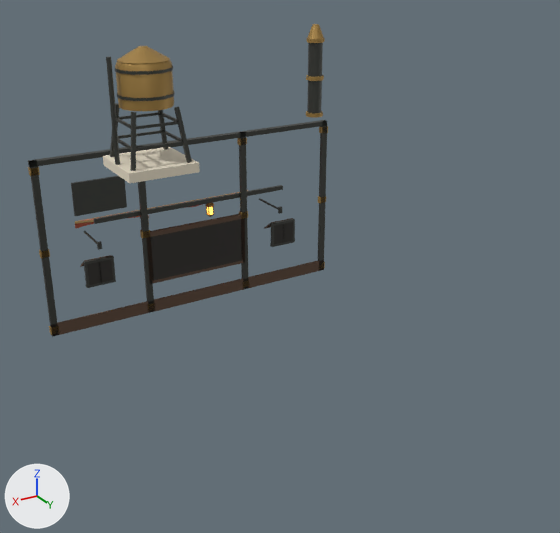
A saved change to the glTF model godot/assets/kit/town/diner_front.glb.
Rendered twice from a 50 mm camera at (9.85, 21.63, 11.36) aimed at (-0.26, 4.77, 2.93). The axes (+X, +Y, +Z) are drawn at lower left. The lights are the same throughout. The picture after the commit comes second. Vertices at exactly the same position are counted once.

Names of what the first picture shows: 'diner_front'.
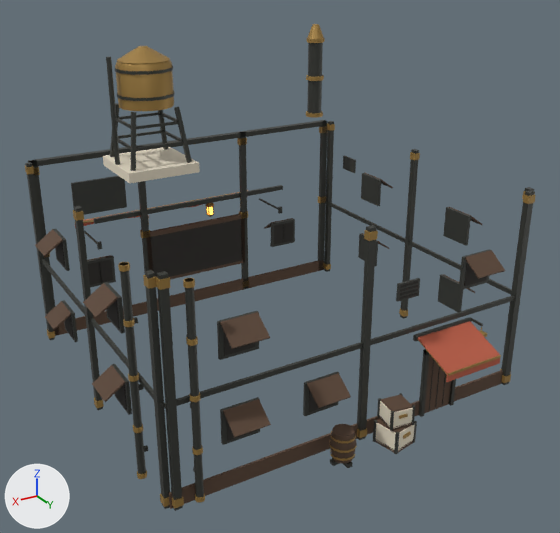
Location of each change, [x1, y1, x2, y2] in pixels of the pictures (560 x 533 px):
'diner_front', reshaped (70% wider, 55% taller)
    before: [28, 24, 328, 337]
    after: [25, 24, 535, 511]
part 1 of me_diner_front, added
    after: [446, 358, 500, 382]
part 2 of me_diner_front, added
    after: [64, 315, 74, 338]
part 3 of me_diner_front, added
    after: [115, 384, 127, 410]
part 4 of me_diner_front, added
    after: [55, 242, 65, 267]
part 5 of me_diner_front, added
    after: [107, 300, 119, 328]
part 6 of me_diner_front, added
    after: [226, 419, 257, 441]
part 7 of me_diner_front, added
    after: [309, 390, 335, 412]
part 8 of me_diner_front, added
    after: [224, 333, 255, 356]
part 9 of me_diner_front, added
    after: [464, 262, 487, 286]
part 10 of me_diner_front, added
    after: [429, 359, 434, 410]
part 11 of me_diner_front, added
    after: [45, 301, 71, 330]
part 12 of me_diner_front, added (brown)
    after: [223, 399, 271, 437]
part 13 of me_diner_front, added (brown)
    after: [465, 250, 505, 279]
part 14 of me_diner_front, added
    after: [25, 121, 535, 511]
part 15 of me_diner_front, added
    after: [399, 149, 482, 319]

The change, as a diff of the scene's bpy script:
```diff
--- a/godot/assets/kit/town/diner_front.glb.py
+++ b/godot/assets/kit/town/diner_front.glb.py
@@ me_diner_front @@
 # used by ob_diner_front; location = (0.0, 0.0, 0.0)
-me_diner_front.from_pydata(...)  # 1052 vertices, 1752 faces; spans x -5.03..5.03, y -2.55..4.9, z 0.0..8.94
+me_diner_front.from_pydata(...)  # 2424 vertices, 3888 faces; spans x -5.61..5.61, y -2.55..10.23, z 0.0..8.94
+# me_diner_front part 1: a new loose piece, a box spanning x -3.25..-1.55, y 10.19..10.22, z 1.7..1.92, in mat_flat
+# me_diner_front part 2: a new loose piece, a box spanning x 5.09..5.105, y 2.14..2.86, z 1.3..2.0, in mat_flat
+# me_diner_front part 3: a new loose piece, a box spanning x 5.09..5.105, y 6.14..6.86, z 1.3..2.0, in mat_flat
+# me_diner_front part 4: a new loose piece, a box spanning x 5.09..5.105, y 2.14..2.86, z 3.4..4.1, in mat_flat
+# me_diner_front part 5: a new loose piece, a box spanning x 5.09..5.105, y 6.14..6.86, z 3.4..4.1, in mat_flat
+# me_diner_front part 6: a new loose piece, a box spanning x 2.94..3.66, y 9.09..9.105, z 1.3..2.0, in mat_flat
+# me_diner_front part 7: a new loose piece, a box spanning x 0.84..1.56, y 9.09..9.105, z 1.3..2.0, in mat_flat
+# me_diner_front part 8: a new loose piece, a box spanning x 2.94..3.66, y 9.09..9.105, z 3.4..4.1, in mat_flat
+# me_diner_front part 9: a new loose piece, a box spanning x -3.66..-2.94, y 9.09..9.105, z 3.4..4.1, in mat_flat
+# me_diner_front part 10: a new loose piece, a box spanning x -2.185..-2.165, y 9.05..9.06, z 0.05..1.75, in mat_flat
+# me_diner_front part 11: the loose piece of 8 vertices spanning x 2.87..3.73, y -0.67..-0.14, z 1.81..2.2 is copied, and the copy is turned 90 degrees about the z axis through its middle, then moved by (2.04, 2.9, -0.1); it spans x 5.08..5.61, y 2.07..2.93, z 1.71..2.1
+# me_diner_front part 12: the loose piece of 8 vertices spanning x 2.87..3.73, y -0.67..-0.14, z 1.81..2.2 is copied, and the copy is turned 180 degrees about the z axis through its middle, then moved by (0.0, 9.75, -0.1); it spans x 2.87..3.73, y 9.08..9.61, z 1.71..2.1
+# me_diner_front part 13: the loose piece of 8 vertices spanning x -3.73..-2.87, y -0.67..-0.14, z 1.81..2.2 is copied, and the copy is turned 180 degrees about the z axis through its middle, then moved by (0.0, 9.75, 2.0); it spans x -3.73..-2.87, y 9.08..9.61, z 3.81..4.2
+# me_diner_front part 14: 1084 vertices added at x -5.61..5.61, y 0.0..10.23, z 0.0..5.5
+# me_diner_front part 15: 48 vertices added at x -5.61..-4.97, y 4.39..6.96, z 0.0..5.5
+# other edits to the shape of me_diner_front do not show in these pictures
 me_diner_front.materials.append(mat_amber)
```
